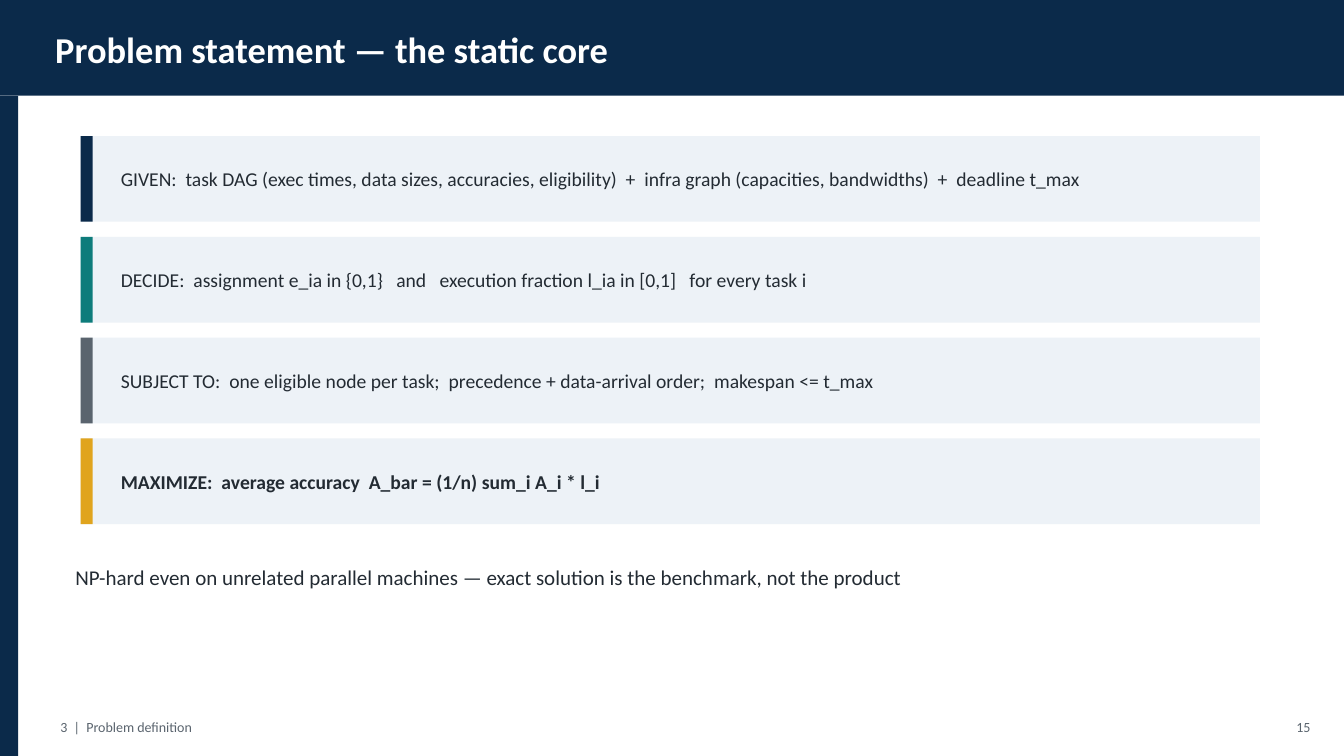
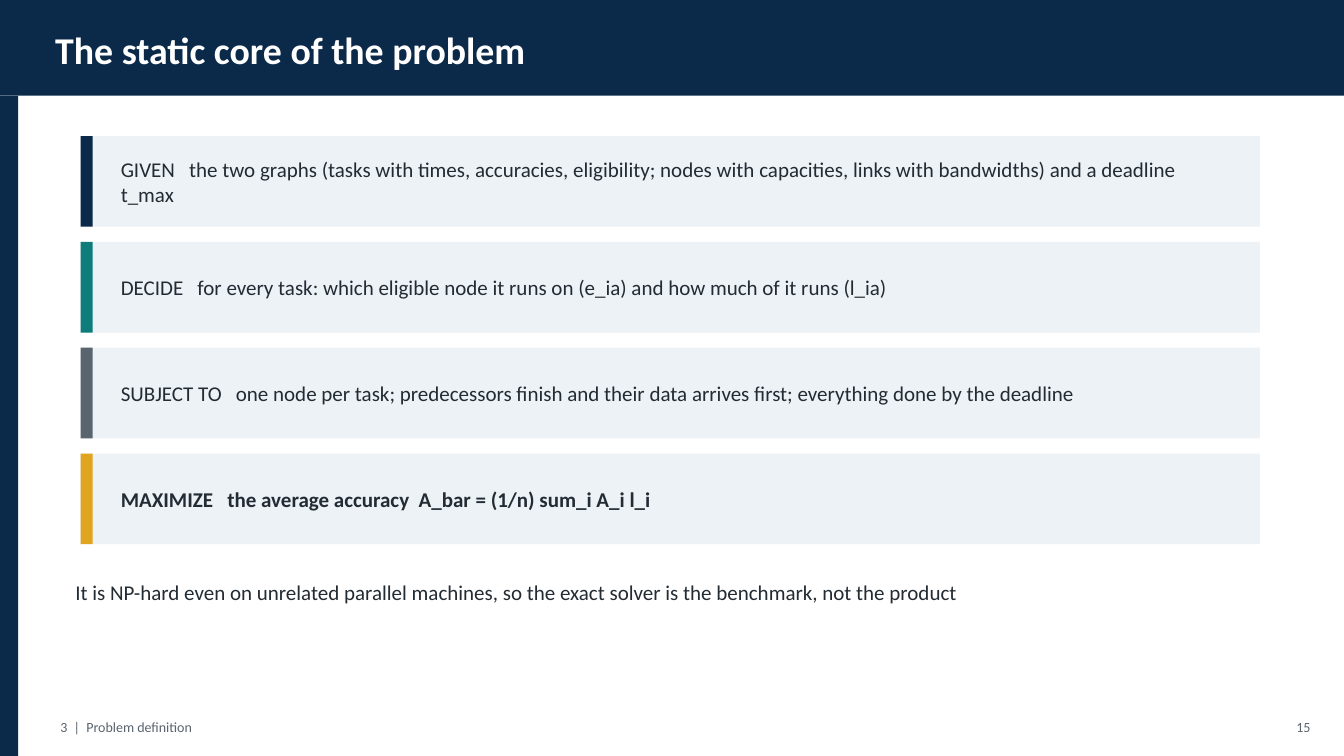
Before and after one commit to gayanigupta/data-aware-scheduling, a slide deck: slide 16 of slides/data-aware-scheduling.pptx. Drawn at 1344x756 pixels with LibreOffice and Linux fonts; fonts in the diff are those of the drawing. Boxes give left, top, right and bottom in pixels: in the first picture for what was removed or moved away, otherwise in the second. Text is boxed around its words. In the diff, an @@ line names an element or a change of style, - is before the commit and + after.

Commit message:
Humanize slide text, enlarge fonts, list both advisors

```diff
--- a/slides/data-aware-scheduling.pptx
+++ b/slides/data-aware-scheduling.pptx
@@ text at <box>55,37,525,70</box>: text changed; size 26 to 27 pt @@
-Problem statement — the static core
+The static core of the problem
@@ rectangle: place and size @@
-rectangle at <box>81,136,1260,222</box>
+rectangle at <box>81,136,1260,227</box>
@@ rectangle: place and size @@
-rectangle at <box>81,136,93,222</box>
+rectangle at <box>81,136,93,227</box>
@@ text at <box>121,162,1175,205</box>: text changed; size 14 to 15 pt @@
-GIVEN: task DAG (exec times, data sizes, accuracies, eligibility) + infra graph (capacities, bandwidths) + deadline t_max
+GIVEN the two graphs (tasks with times, accuracies, eligibility; nodes with capacities, links with bandwidths) and a deadline t_max
@@ rectangle: place and size @@
-rectangle at <box>81,237,1260,323</box>
+rectangle at <box>81,242,1260,333</box>
@@ rectangle: place and size @@
-rectangle at <box>81,237,93,323</box>
+rectangle at <box>81,242,93,333</box>
@@ text at <box>121,280,887,299</box>: text changed; size 14 to 15 pt @@
-DECIDE: assignment e_ia in {0,1} and execution fraction l_ia in [0,1] for every task i
+DECIDE for every task: which eligible node it runs on (e_ia) and how much of it runs (l_ia)
@@ rectangle: place and size @@
-rectangle at <box>81,338,1260,423</box>
+rectangle at <box>81,348,1260,439</box>
@@ rectangle: place and size @@
-rectangle at <box>81,338,93,423</box>
+rectangle at <box>81,348,93,439</box>
@@ text at <box>121,386,1074,405</box>: text changed; size 14 to 15 pt @@
-SUBJECT TO: one eligible node per task; precedence + data-arrival order; makespan <= t_max
+SUBJECT TO one node per task; predecessors finish and their data arrives first; everything done by the deadline
@@ rectangle: place and size @@
-rectangle at <box>81,439,1260,524</box>
+rectangle at <box>81,454,1260,544</box>
@@ rectangle: place and size @@
-rectangle at <box>81,439,93,524</box>
+rectangle at <box>81,454,93,544</box>
@@ text at <box>121,491,651,511</box>: text changed; size 14 to 15 pt @@
-MAXIMIZE: average accuracy A_bar = (1/n) sum_i A_i * l_i
+MAXIMIZE the average accuracy A_bar = (1/n) sum_i A_i l_i
@@ text at <box>75,585,956,604</box>: text changed @@
-NP-hard even on unrelated parallel machines — exact solution is the benchmark, not the product
+It is NP-hard even on unrelated parallel machines, so the exact solver is the benchmark, not the product
```
Also in this commit, not shown: 44 other slides changed, 1 other file.
